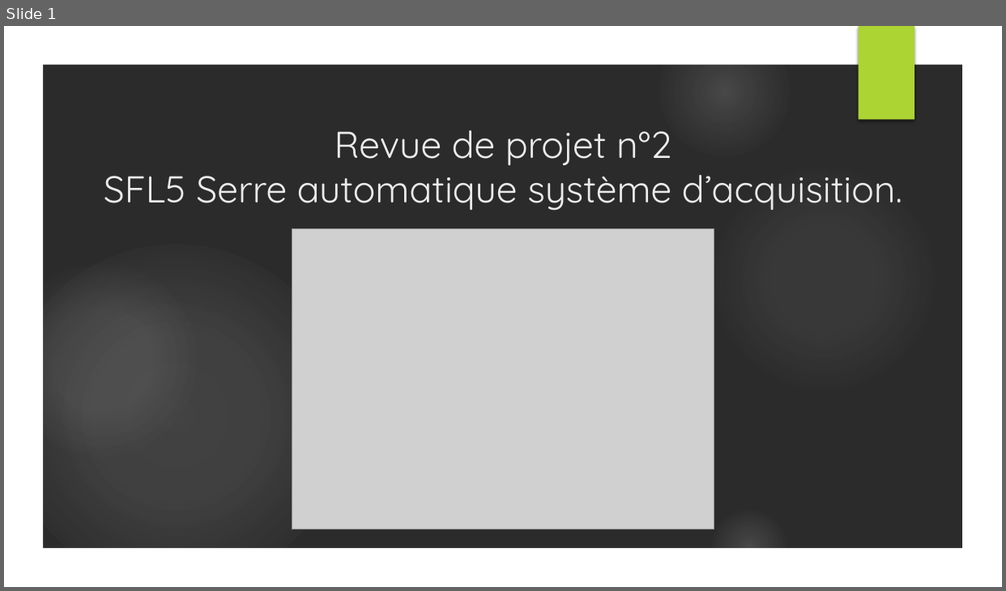
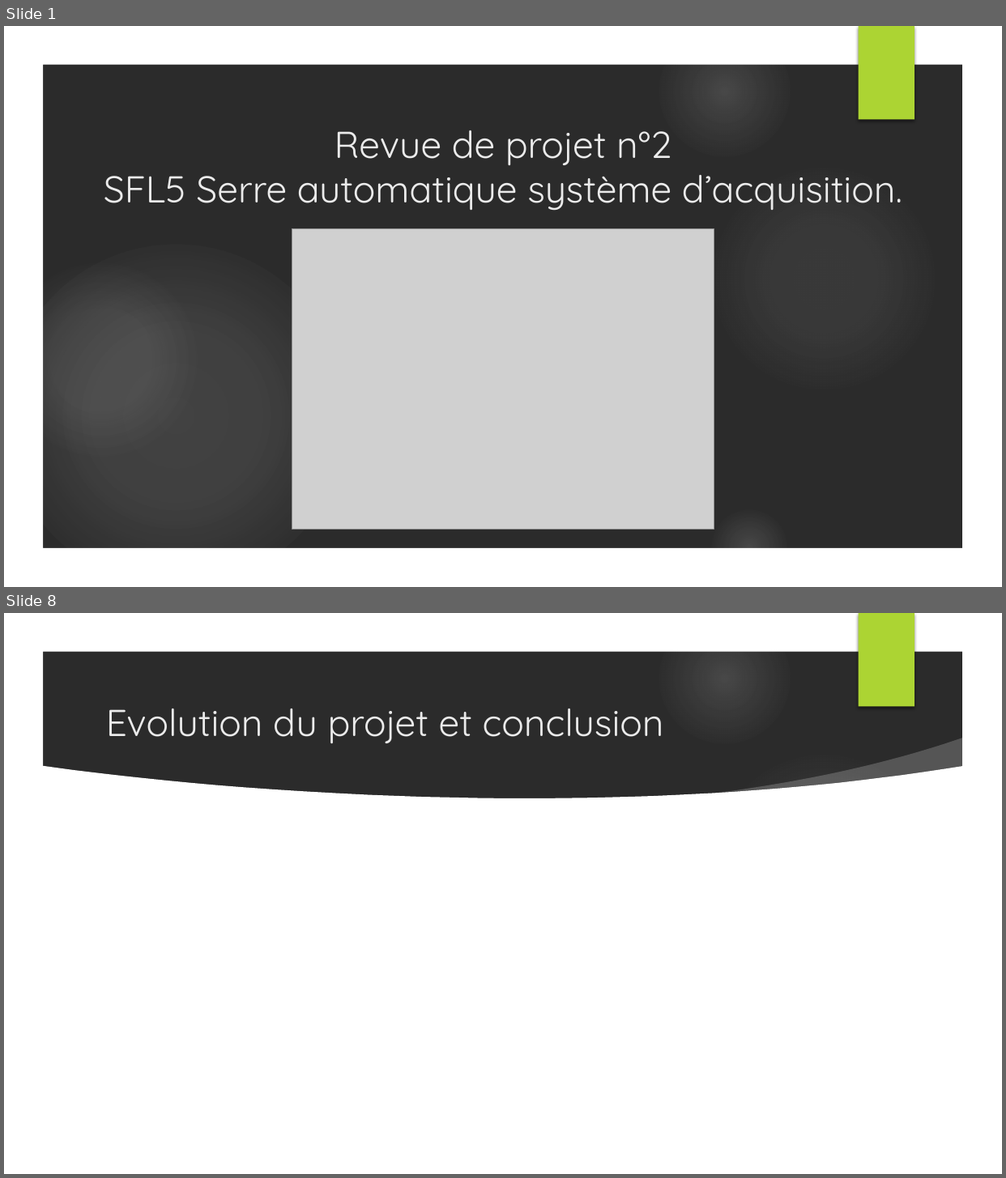
Before and after one commit to lucasminaud/projet_sfl5_serre_automatique, a slide deck: Partie personnelle Killian LABATTUT/Revue de projet n°2.pptx. Shown one above the other, each under a label of ours: slide 1 before the commit, slides 1 and 8 after it; the slides between them are not shown. The pictures are 1006x591 and 1006x1178 pixels, drawn with LibreOffice and Linux fonts; fonts in the diff are those of the drawing; grey boxes stand for pictures; background and template pictures are left out; a plain dark background stands for a picture behind light text. Boxes give left, top, right and bottom in pixels: in the first picture for what was removed or moved away, otherwise in the second. Text is boxed around its words. In the diff, an @@ line names an element or a change of style, - is before the commit and + after.

```diff
--- a/Partie personnelle Killian LABATTUT/Revue de projet n°2.pptx
+++ b/Partie personnelle Killian LABATTUT/Revue de projet n°2.pptx
@@ slide 8 added at [4,613,1002,1174], background picture (left out); not listed: 7 template elements that a slide beside it also shows @@
@@ title added at [106,709,664,743], 36 pt, text #EBEBEB @@
+Evolution du projet et conclusion
@@ freeform shape added at [698,738,971,820], fill #FFFFFF at 20% opacity @@
@@ freeform shape added at [41,766,965,1137], fill #FFFFFF @@
```
Also in this commit, not shown: 2 slides changed, 4 other slides added, 6 other files.
